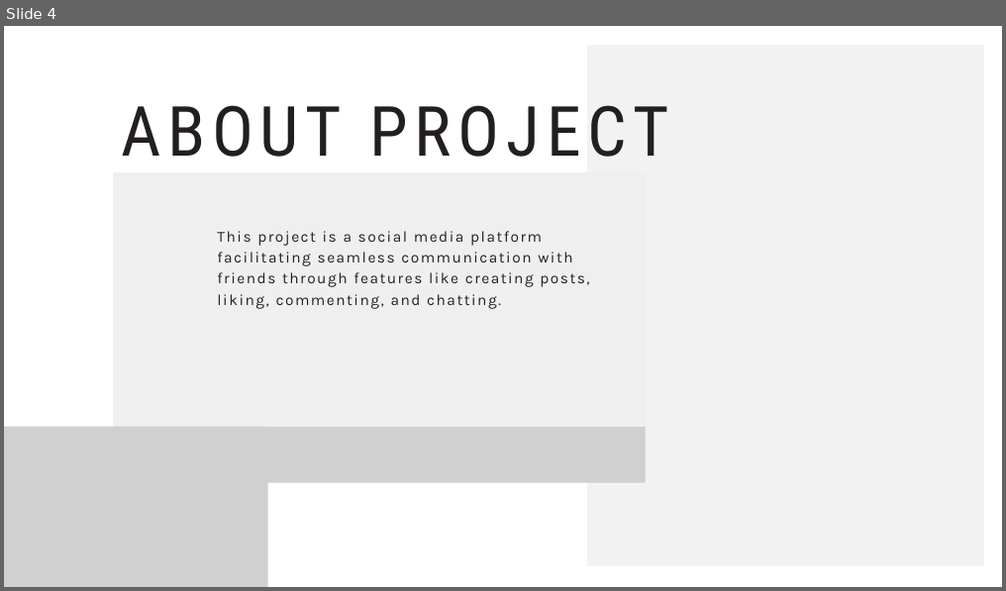
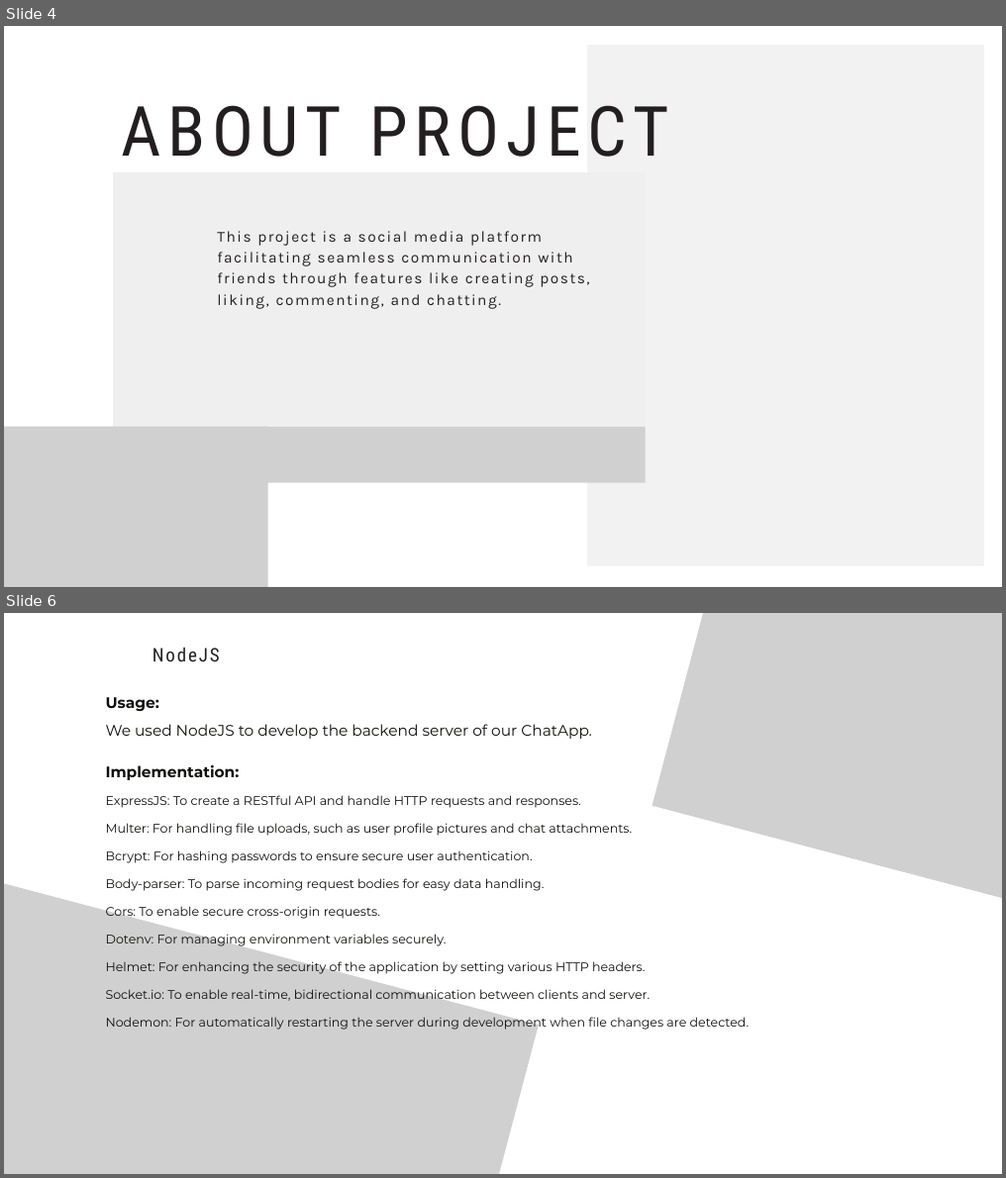
Before and after one commit to varunSalat/final-project-of-jay, a slide deck: PPT.pptx. Shown one above the other, each under a label of ours: slide 4 before the commit, slides 4 and 6 after it; the slides between them are not shown. The pictures are 1006x591 and 1006x1178 pixels, drawn with LibreOffice and Linux fonts; fonts in the diff are those of the drawing; grey boxes stand for pictures; background and template pictures are left out. Boxes give left, top, right and bottom in pixels: in the first picture for what was removed or moved away, otherwise in the second. Text is boxed around its words. In the diff, an @@ line names an element or a change of style, - is before the commit and + after.

```diff
--- a/PPT.pptx
+++ b/PPT.pptx
@@ slide 6 added at [4,613,1002,1174], background picture (left out) @@
@@ freeform shape added at [106,631,266,677], fill #FFFFFF @@
@@ picture added at [652,613,1002,1000] @@
@@ text added at [152,647,220,662], 27.1 pt, text #231F20 @@
+NodeJS
@@ text added at [106,697,748,1030], 18 pt, text #100F0D @@
+Usage:
+We used NodeJS to develop the backend server of our ChatApp.
+Implementation:
+ExpressJS: To create a RESTful API and handle HTTP requests and responses.
+Multer: For handling file uploads, such as user profile pictures and chat attachments.
+Bcrypt: For hashing passwords to ensure secure user authentication.
+Body-parser: To parse incoming request bodies for easy data handling.
+Cors: To enable secure cross-origin requests.
+Dotenv: For managing environment variables securely.
+Helmet: For enhancing the security of the application by setting various HTTP headers.
+Socket.io: To enable real-time, bidirectional communication between clients and server.
+Nodemon: For automatically restarting the server during development when file changes are detected.
@@ picture added at [4,830,539,1174] @@
```
Also in this commit, not shown: 1 slide changed, 1 other slide added, 1 other file.
